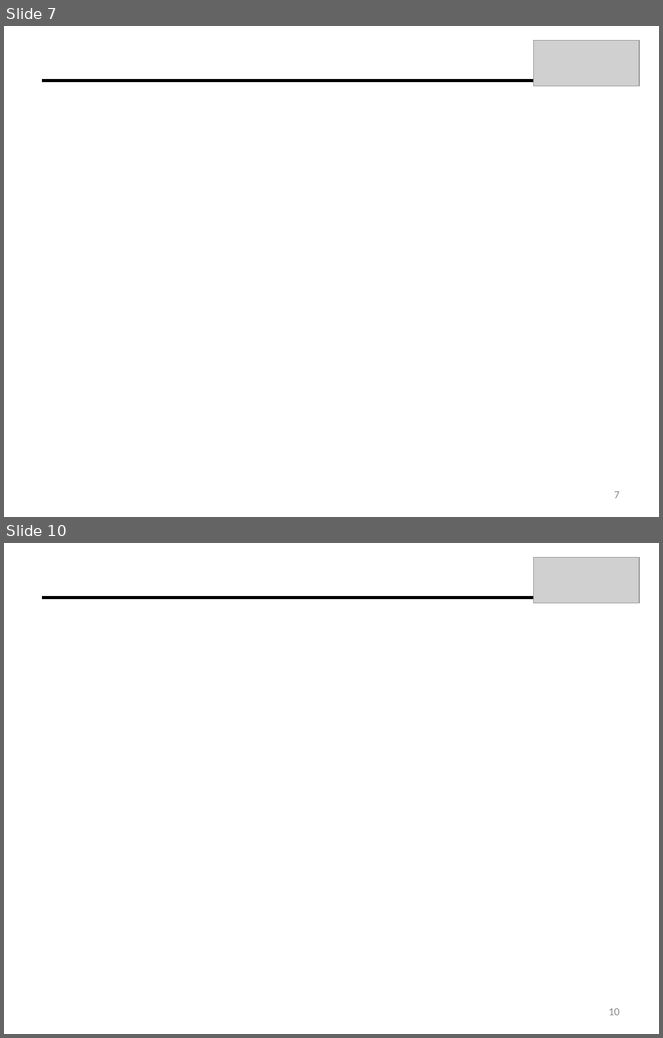
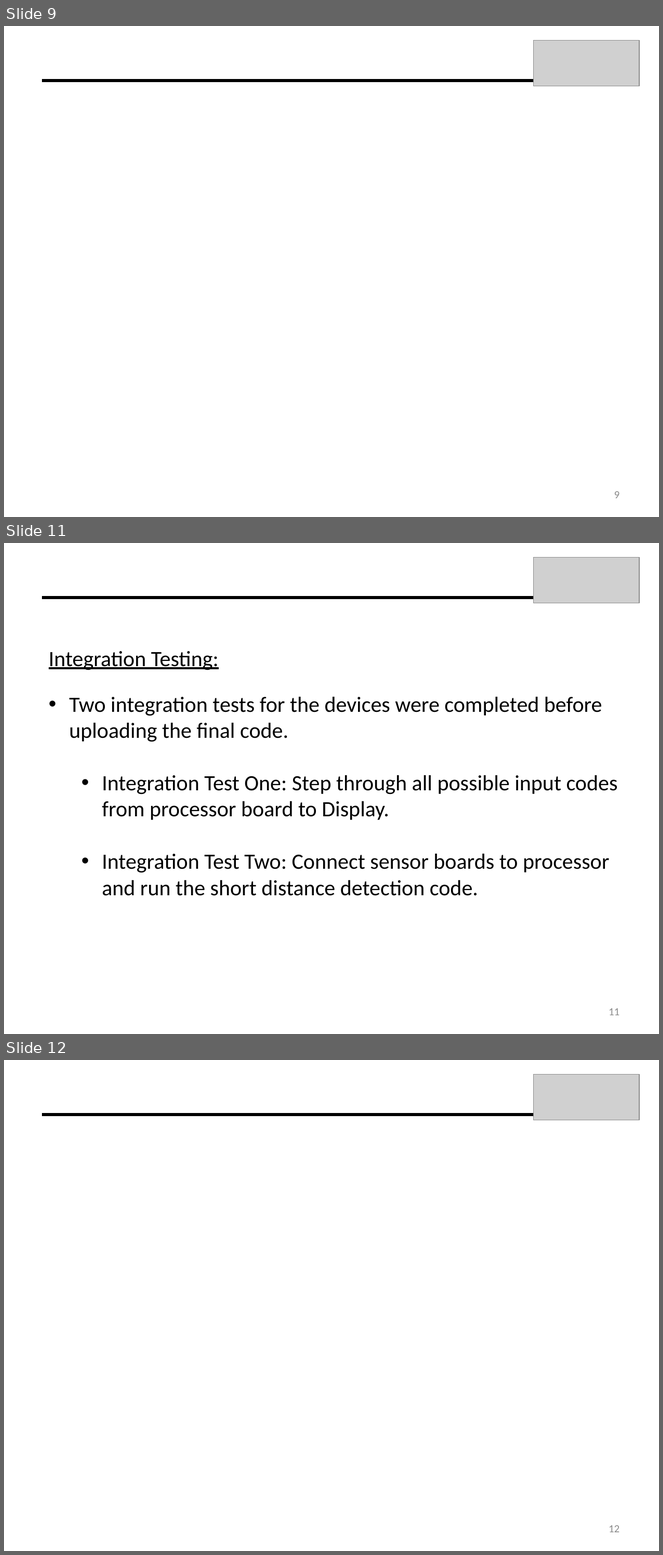
Before and after one commit to dfrister/Practicum2014, a slide deck: Presentation/T04_Presentation.pptx. Shown one above the other, each under a label of ours: slides 7 and 10 before the commit, slides 9, 11 and 12 after it; the slides between them are not shown. The pictures are 663x1038 and 663x1555 pixels, drawn with LibreOffice and Linux fonts; fonts in the diff are those of the drawing; grey boxes stand for pictures. Boxes give left, top, right and bottom in pixels: in the first picture for what was removed or moved away, otherwise in the second. Text is boxed around its words. In the diff, an @@ line names an element or a change of style, - is before the commit and + after.

```diff
--- a/Presentation/T04_Presentation.pptx
+++ b/Presentation/T04_Presentation.pptx
@@ slide 11 added at [4,543,659,1034], background #FFFFFF @@
@@ picture added at [533,558,639,603] @@
@@ line added from (533, 598) to (42, 598), #000000 3 pt @@
@@ text added at [49,651,618,896], 24 pt, text #000000 @@
+Integration Testing:
+• Two integration tests for the devices were completed before uploading the final code.
+  • Integration Test One: Step through all possible input codes from processor board to Display.
+  • Integration Test Two: Connect sensor boards to processor and run the short distance detection code.
@@ page number added at [609,1008,620,1016], 12 pt, text #8C8C8C @@
+11
@@ what was slide 7 is now slide 9 @@
@@ page number at [614,491,620,499]: text changed @@
-7
+9
@@ what was slide 10 is now slide 12 @@
@@ page number at [609,1525,620,1533]: text changed @@
-10
+12
```
Also in this commit, not shown: 2 slides changed, 3 other slides added, 2 slides removed.
